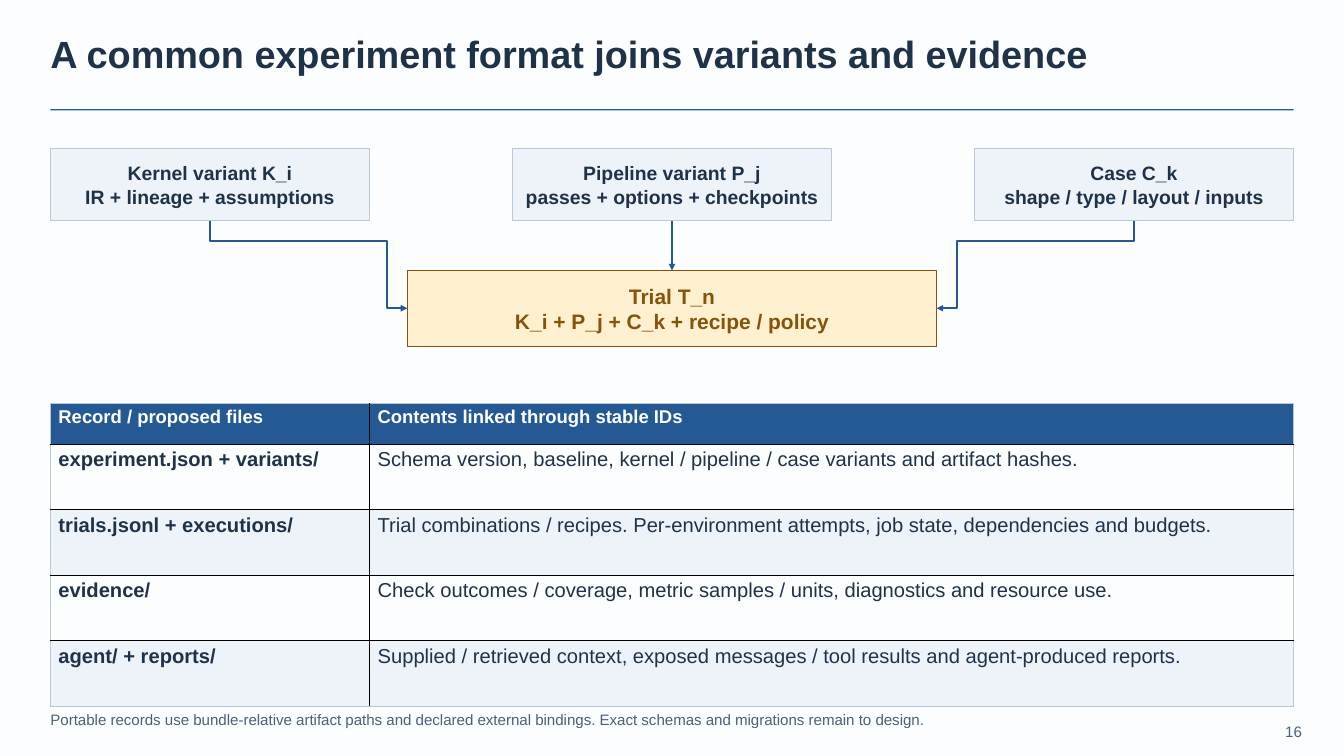
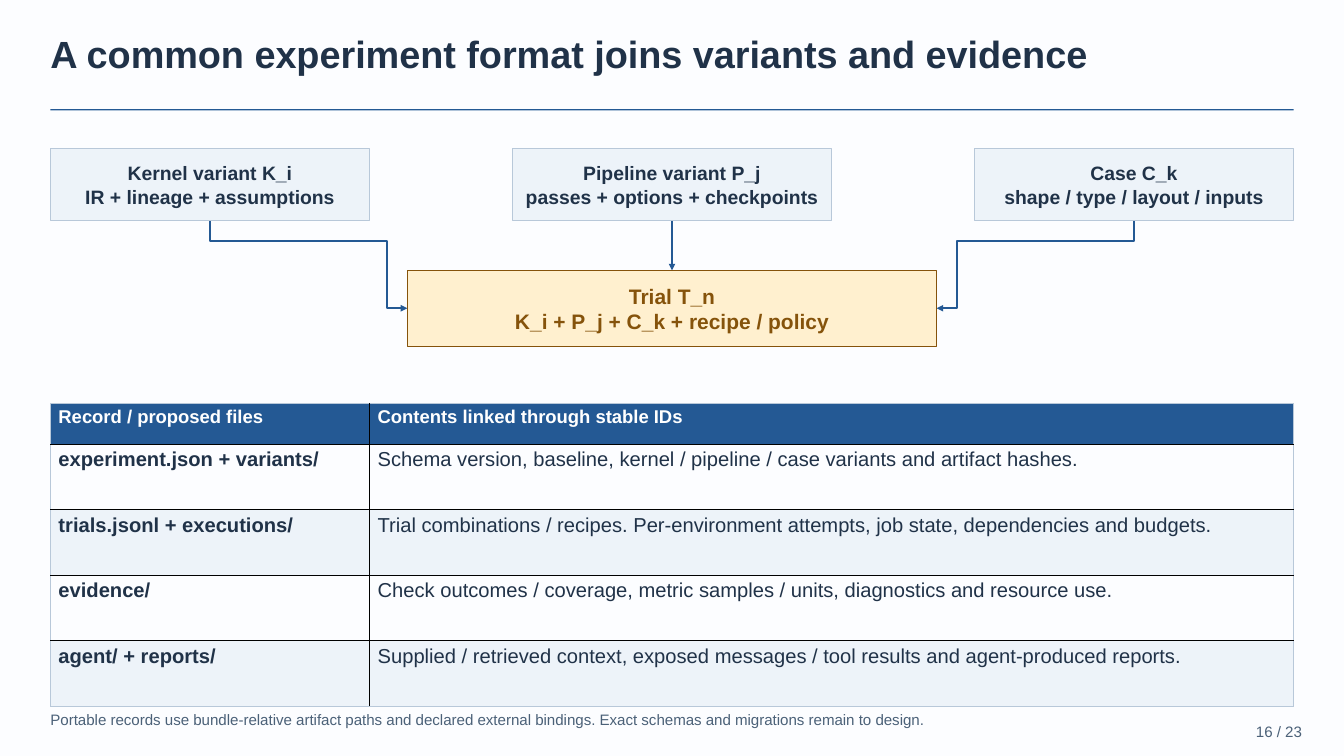
Before and after one commit to BonZirka/ascend-npu-optimization-research, a slide deck: slide 16 of output/ascend-optimization-pitch/ascend-optimization-technical.pptx. Drawn at 1344x756 pixels with LibreOffice and Linux fonts; fonts in the diff are those of the drawing. Boxes give left, top, right and bottom in pixels: in the first picture for what was removed or moved away, otherwise in the second. Text is boxed around its words. In the diff, an @@ line names an element or a change of style, - is before the commit and + after.

```diff
--- a/output/ascend-optimization-pitch/ascend-optimization-technical.pptx
+++ b/output/ascend-optimization-pitch/ascend-optimization-technical.pptx
@@ text at box(1256, 726, 1302, 737): text changed @@
-16
+16 / 23
```
Also in this commit, not shown: 22 other slides changed, 5 other files.
